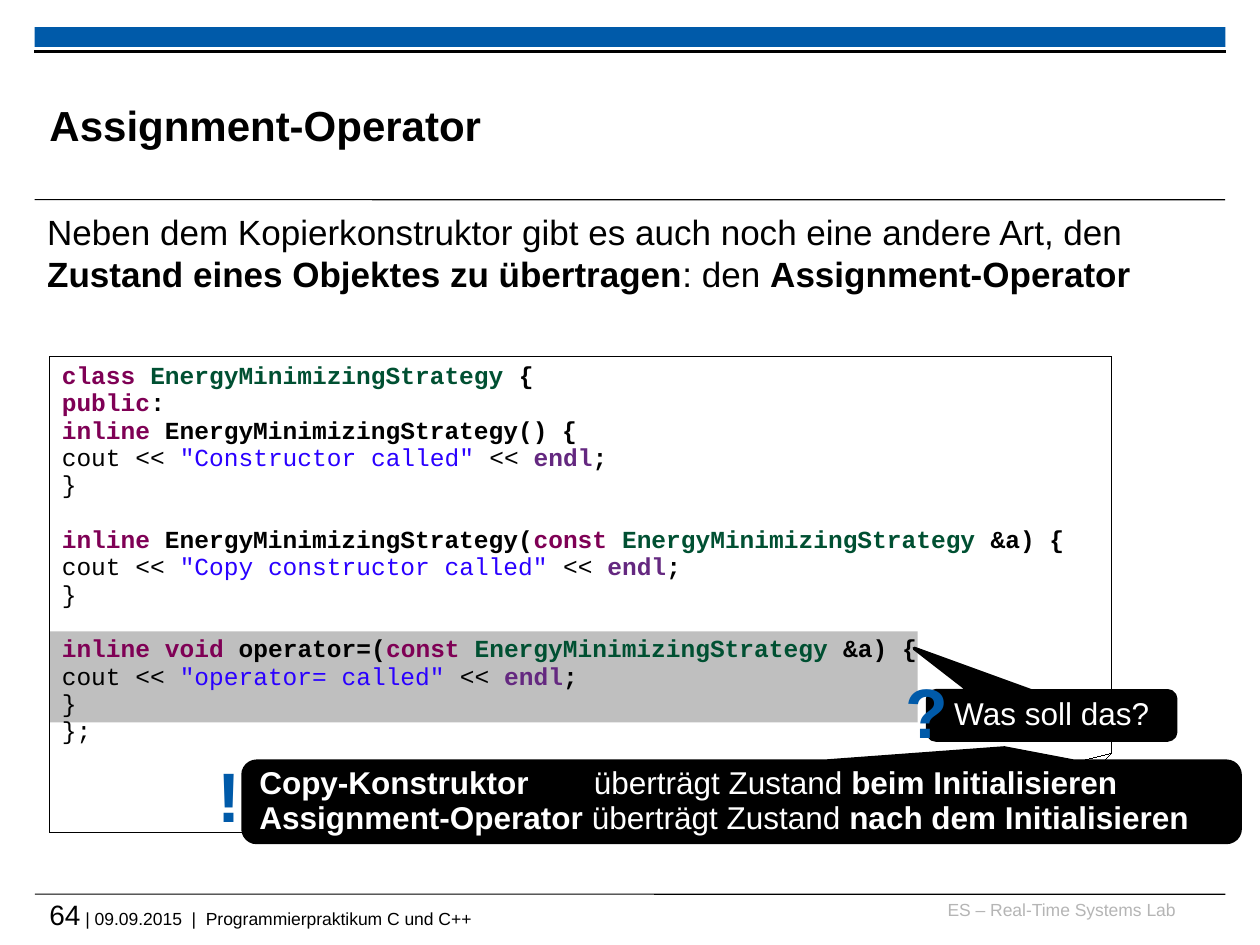
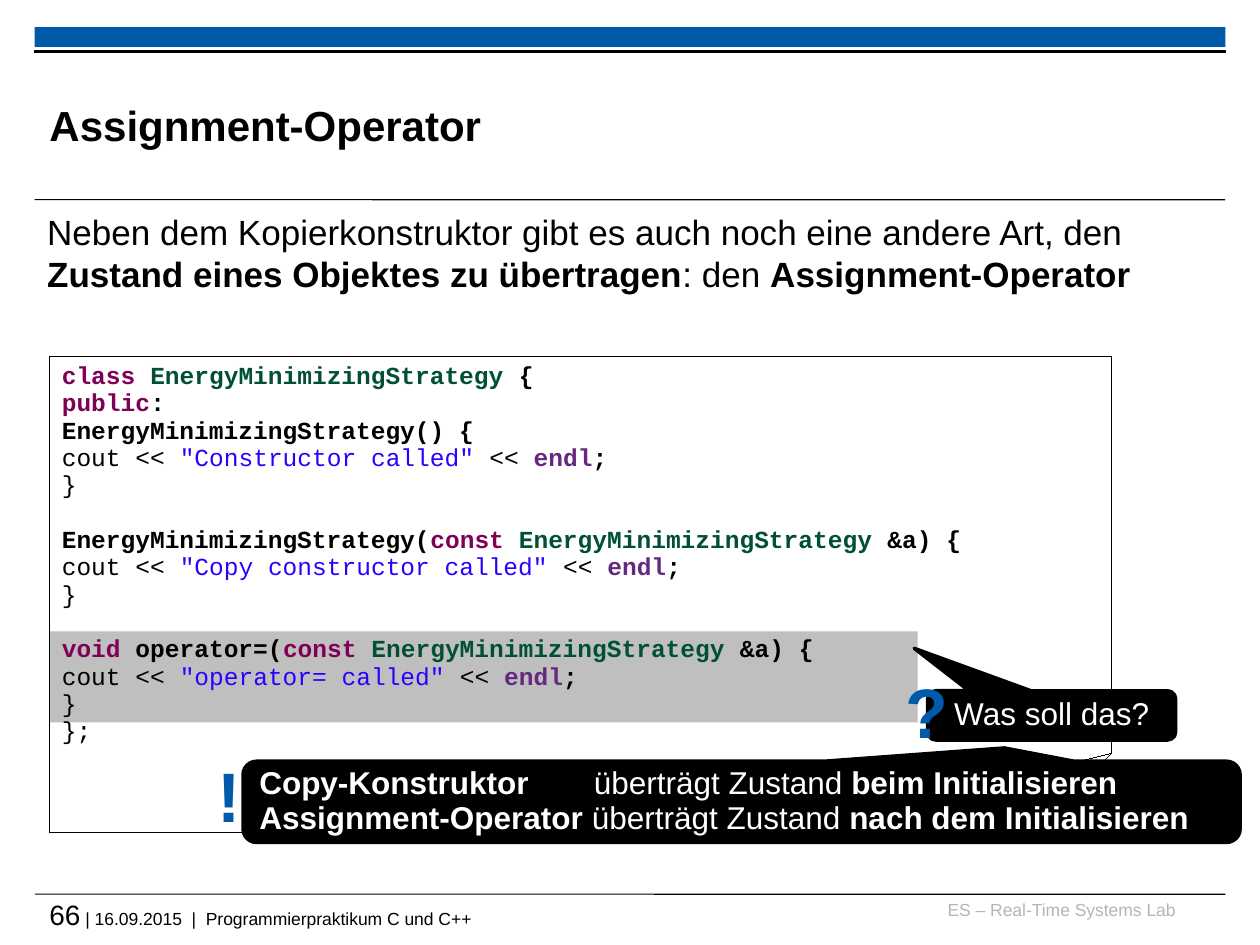
Before and after one commit to h82k/tud-cppp, a slide deck: slide 66 of cppp_lecture.pptx (slide 64 before the commit). Drawn at 1260x945 pixels with LibreOffice and Linux fonts; fonts in the diff are those of the drawing; background and template pictures are left out. Boxes give left, top, right and bottom in pixels: in the first picture for what was removed or moved away, otherwise in the second. Text is boxed around its words. In the diff, an @@ line names an element or a change of style, - is before the commit and + after.

```diff
--- a/cppp_lecture.pptx
+++ b/cppp_lecture.pptx
@@ text in folded corner at <box>62,421,445,444</box>: text changed @@
-inline EnergyMinimizingStrategy() {
+EnergyMinimizingStrategy() {
@@ text in folded corner at <box>62,530,931,553</box>: text changed @@
-inline EnergyMinimizingStrategy(const EnergyMinimizingStrategy &a) {
+EnergyMinimizingStrategy(const EnergyMinimizingStrategy &a) {
@@ text in folded corner at <box>62,639,784,662</box>: text changed @@
-inline void operator=(const EnergyMinimizingStrategy &a) {
+void operator=(const EnergyMinimizingStrategy &a) {
@@ text at <box>49,905,471,929</box>: text changed @@
-64 | 09.09.2015 | Programmierpraktikum C und C++
+66 | 16.09.2015 | Programmierpraktikum C und C++
```
Also in this commit, not shown: 28 other slides changed, 5 slides added, 3 slides removed.
